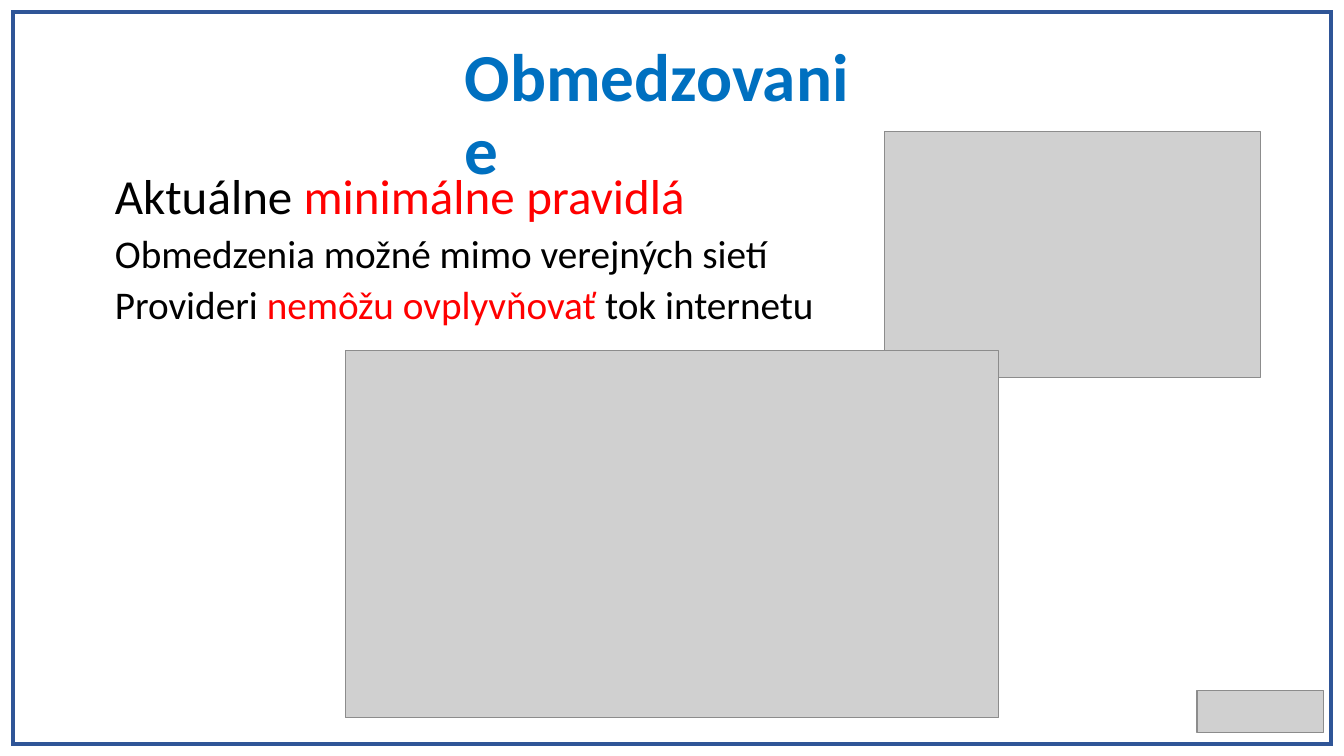
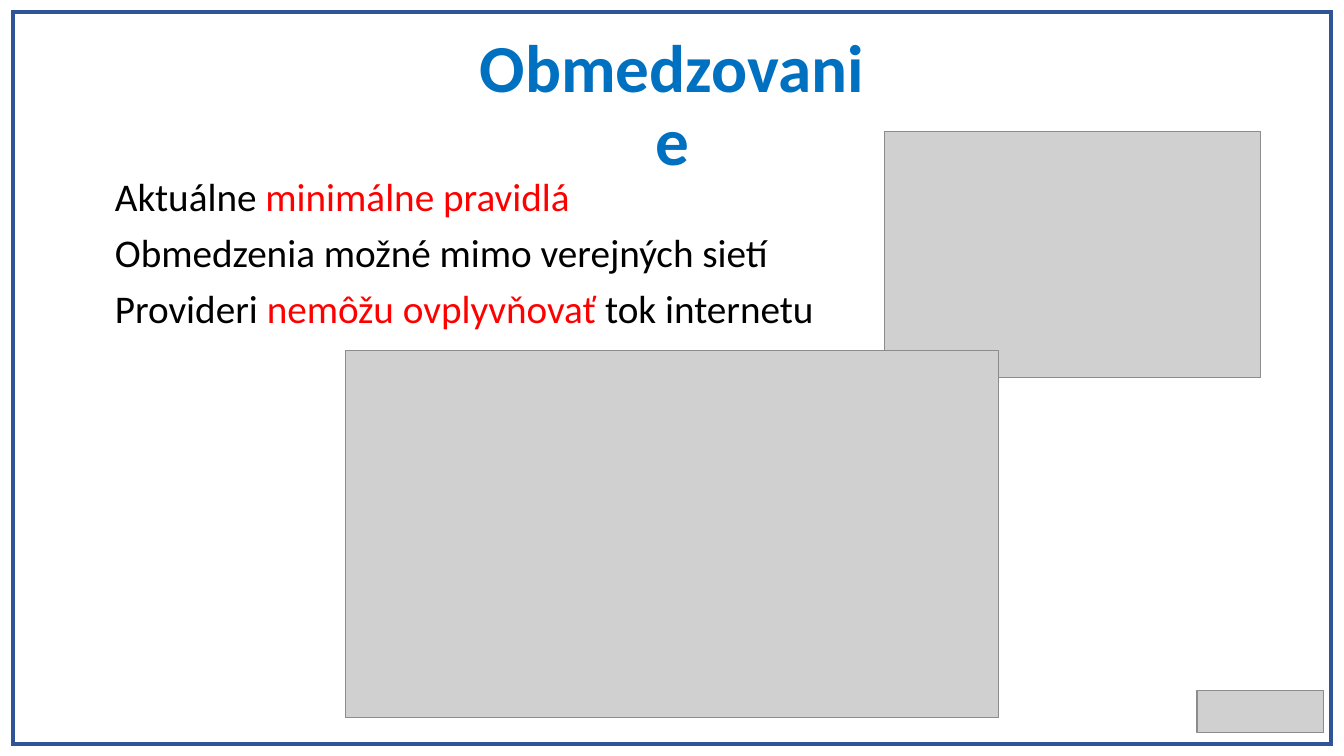
Before and after one commit to Realrio13/projekt, a slide deck: slide 8 of Prezentacia SPOJENA.pptx. Drawn at 1344x756 pixels with LibreOffice and Linux fonts; fonts in the diff are those of the drawing; grey boxes stand for pictures. Boxes give left, top, right and bottom in pixels: in the first picture for what was removed or moved away, otherwise in the second. Text is boxed around its words. In the diff, an @@ line names an element or a change of style, - is before the commit and + after.

```diff
--- a/Prezentacia SPOJENA.pptx
+++ b/Prezentacia SPOJENA.pptx
@@ title "Obmedzovanie": place and size @@
-title "Obmedzovanie" at [455, 43, 889, 190]
+title "Obmedzovanie" at [455, 34, 889, 180]
@@ title "Obmedzovanie" at [455, 34, 889, 180]: alignment left to centre @@
@@ text "Aktuálne minimálne pravidlá" at [115, 183, 813, 330]: size 35 to 28 pt in "Aktuálne minimálne pravidlá"; line spacing 0.8 to 0.9 @@
```
Also in this commit, not shown: 12 other slides changed.
